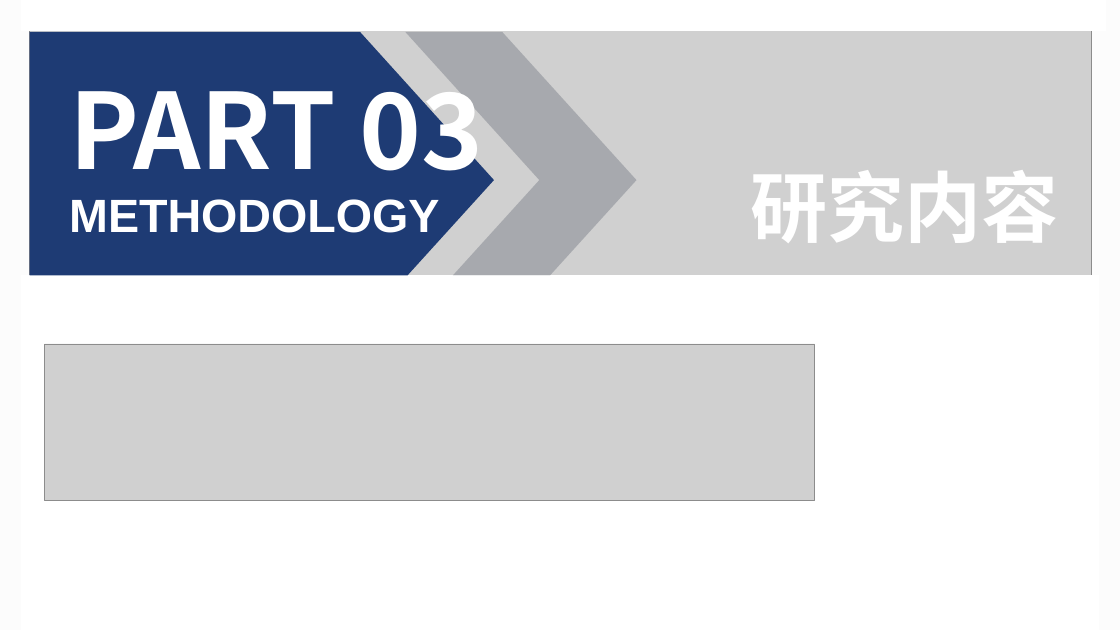
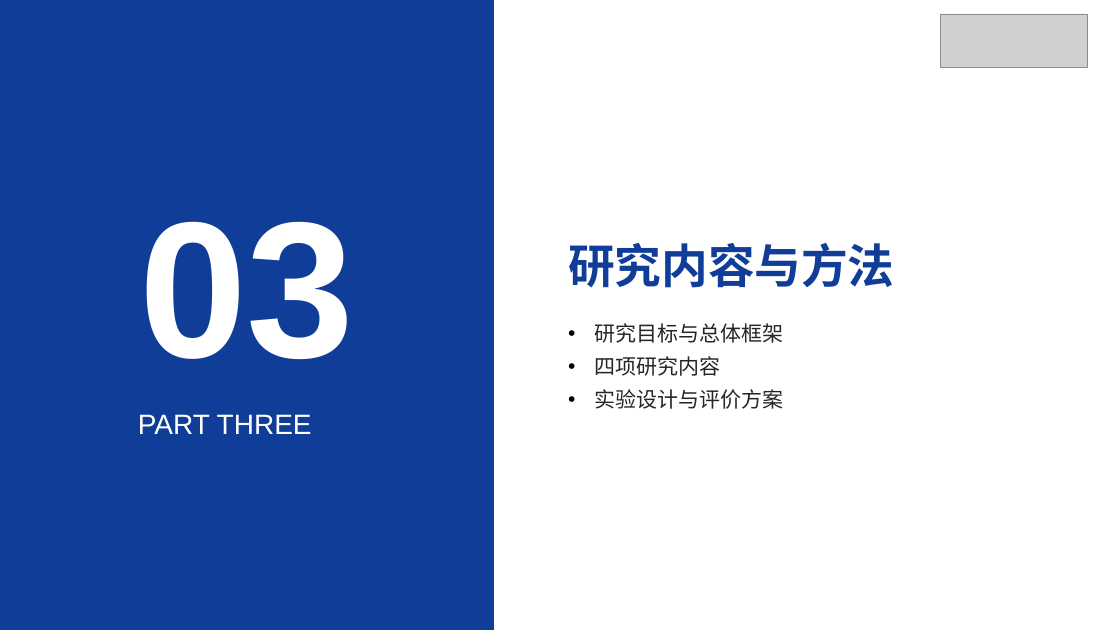
Before and after one commit to irving-2222/Graduation-Thesis, a slide deck: slide 12 of 开题答辩.pptx. Drawn at 1120x630 pixels with LibreOffice and Linux fonts; fonts in the diff are those of the drawing; grey boxes stand for pictures. Boxes give left, top, right and bottom in pixels: in the first picture for what was removed or moved away, otherwise in the second. Text is boxed around its words. In the diff, an @@ line names an element or a change of style, - is before the commit and + after.

```diff
--- a/开题答辩.pptx
+++ b/开题答辩.pptx
@@ rectangle removed at [0, 0, 1120, 630] @@
@@ rectangle added at [0, 0, 494, 630], fill #103D98 @@
@@ rectangle removed at [22, 0, 1105, 30] @@
@@ picture removed at [29, 0, 1091, 333] @@
@@ picture added at [941, 14, 1088, 67] @@
@@ freeform shape removed at [29, 32, 494, 276] @@
@@ freeform shape removed at [406, 32, 637, 276] @@
@@ text "03" at [139, 221, 354, 359]: vertical alignment bottom to top @@
@@ text removed at [69, 199, 439, 233] @@
-METHODOLOGY
@@ text at [139, 221, 354, 359]: text changed; size 90 to 166 pt; font Noto Sans CJK SC to Arial @@
-PART 03
+03
@@ text at [568, 243, 894, 288]: text changed; size 66 to 40 pt; font Arial to Noto Sans CJK SC; text colour #FFFFFF to #103D98 @@
-研究内容
+研究内容与方法
@@ rectangle removed at [22, 276, 1098, 630] @@
@@ text added at [594, 323, 783, 409], 18 pt, text none @@
+• 研究目标与总体框架
+• 四项研究内容
+• 实验设计与评价方案
@@ picture removed at [45, 344, 815, 502] @@
@@ text added at [138, 414, 312, 434], 24 pt, text #FFFFFF @@
+PART THREE
```
Also in this commit, not shown: 18 other slides changed, 3 slides added, 3 slides removed.
